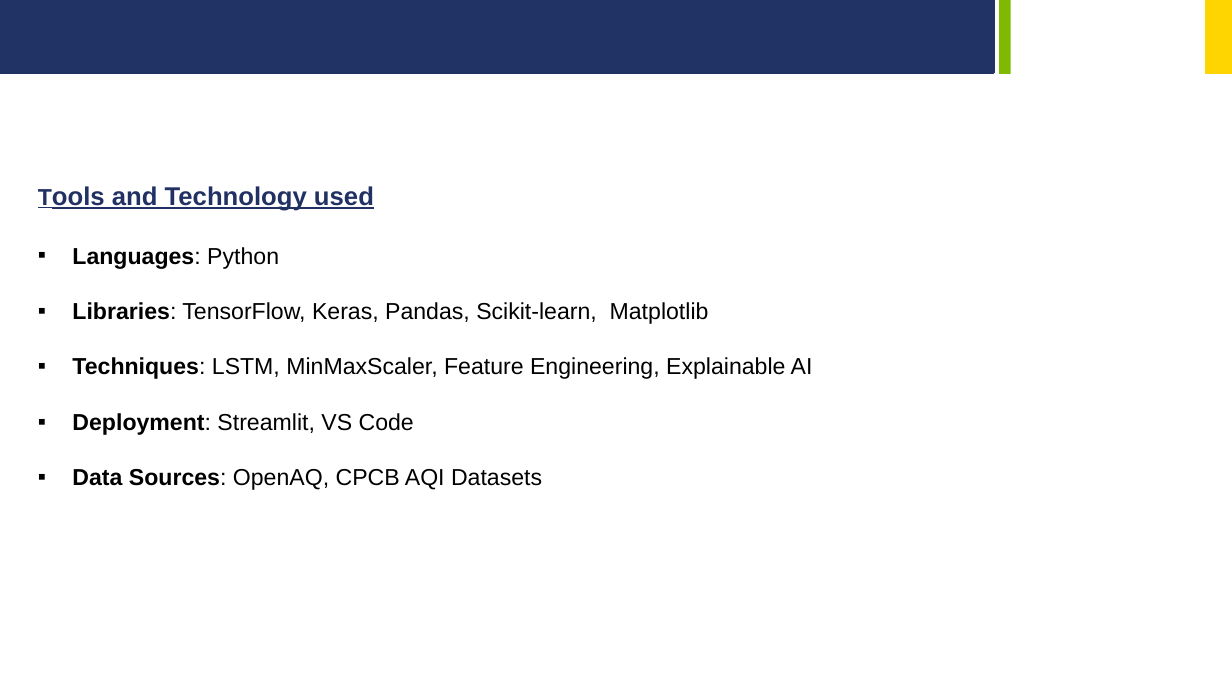
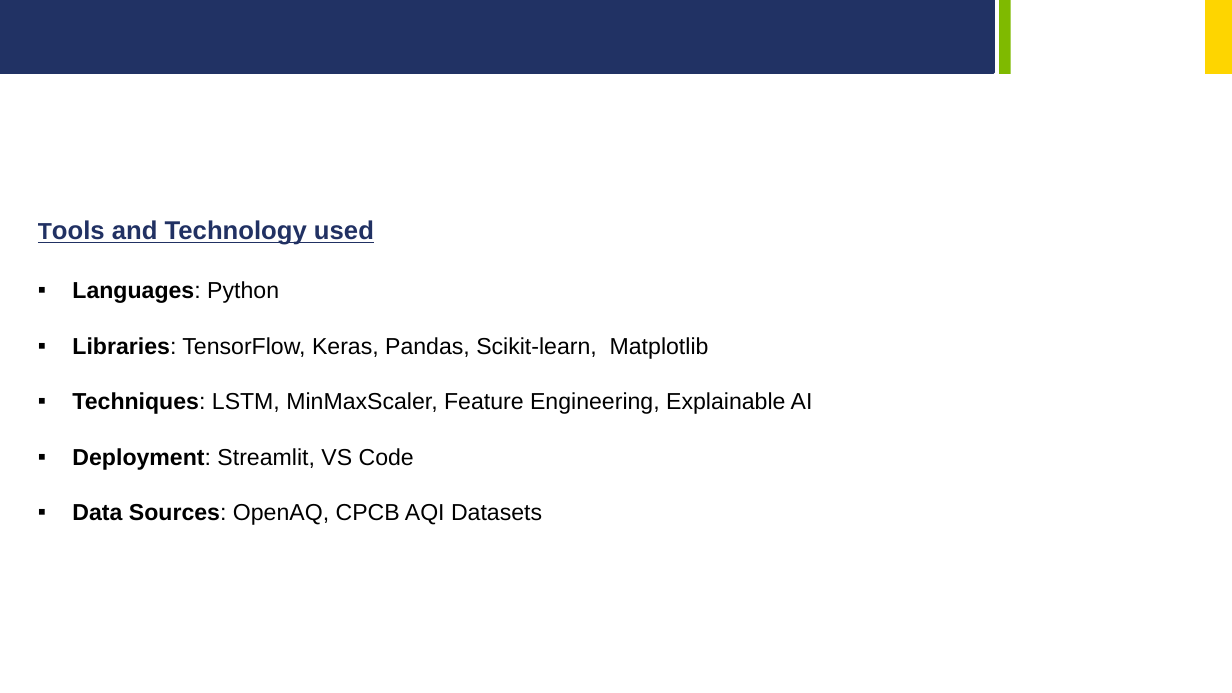
Before and after one commit to hubsukalp/CapstoneProject_GreenSkillsAI, a slide deck: slide 3 of PPT_Capstone_GreenSkills_GreenGurad.pptx. Drawn at 1232x693 pixels with LibreOffice and Linux fonts; fonts in the diff are those of the drawing; background and template pictures are left out. Boxes give left, top, right and bottom in pixels: in the first picture for what was removed or moved away, otherwise in the second. Text is boxed around its words. In the diff, an @@ line names an element or a change of style, - is before the commit and + after.

```diff
--- a/PPT_Capstone_GreenSkills_GreenGurad.pptx
+++ b/PPT_Capstone_GreenSkills_GreenGurad.pptx
@@ text "Tools and Technology used": place and size @@
-text "Tools and Technology used" at (72,186,813,490)
+text "Tools and Technology used" at (72,220,813,525)
```
Also in this commit, not shown: 5 other slides changed, 1 other file.
